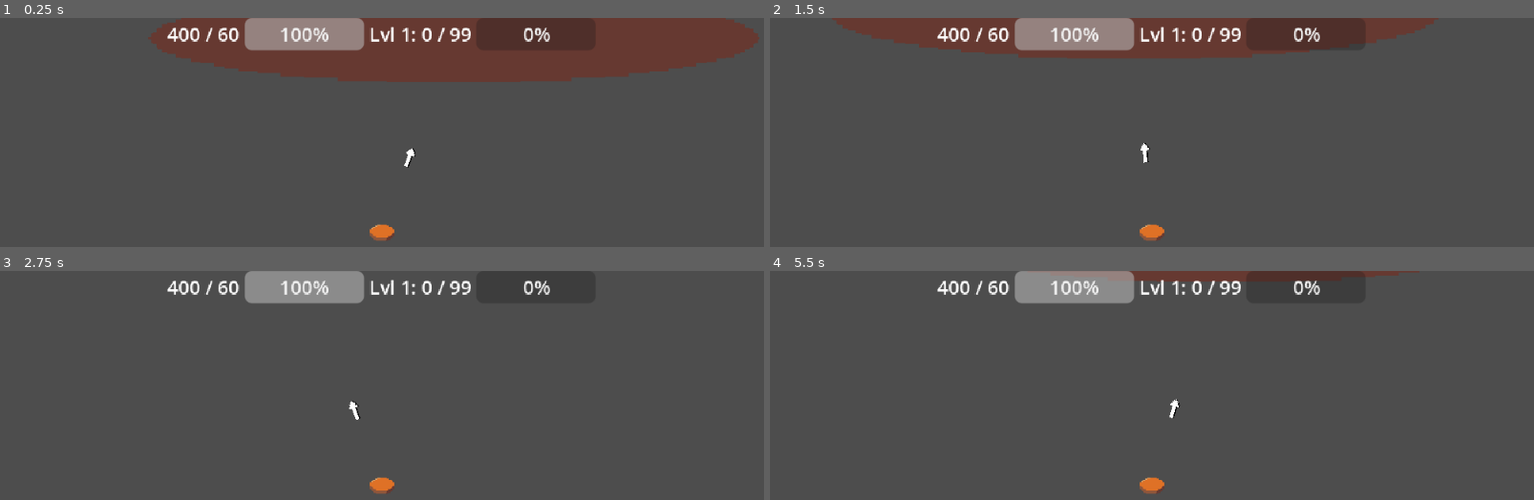
Above: before the commit, frames 1-4 (two rows, left to right).
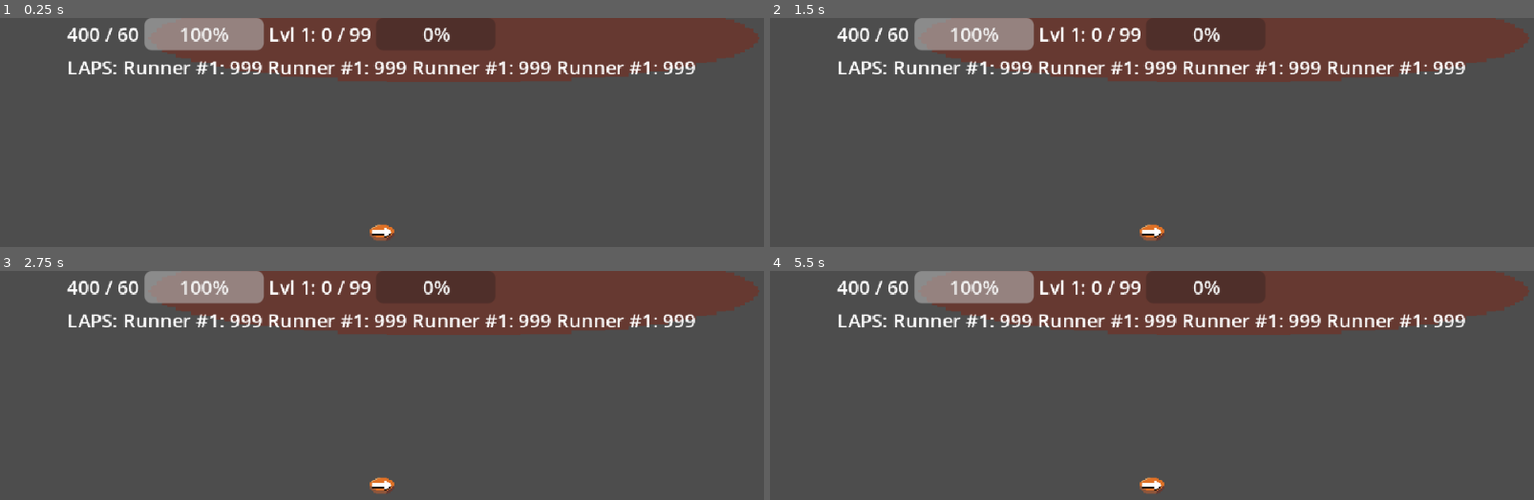
Above: after the commit, the same moments.

Repository: Furfoxsnakes/TrackStar
Game: Godot game, scene res://Nodes/game.tscn
Same seed, same stepped clock (60 frames per second), same inputs: the game is played once before the commit and once after it.
Inputs (mouse positions are in pixels of both pictures, inside the frame that each line leads up to):
- Up to frame 1 (0.25 s): no input
- Up to frame 2 (1.5 s): tap Enter at 0.5 s; move the mouse to (1320, 210) at 0.52 s; hold D (move_right) 0.53-1.28 s; click (1320, 210) at 0.67 s; move the mouse to (outside the picture) at 1.27 s; hold S (move_down) from 1.28 s (still down)
- Up to frame 3 (2.75 s): move the mouse to (458, 392) at 2.02 s; release S (move_down) at 2.03 s; hold D (move_right) from 2.03 s (still down)
- Up to frame 4 (5.5 s): move the mouse to (outside the picture) at 2.77 s; release D (move_right) at 2.78 s; hold W (move_up) 2.78-3.53 s; click (outside the picture) at 2.92 s; move the mouse to (outside the picture) at 3.52 s; hold A (move_left) 3.53-5.03 s; move the mouse to (922, 422) at 4.27 s; move the mouse to (1190, 486) at 5.02 s; hold S (move_down) from 5.03 s (still down); click (1190, 486) at 5.17 s

The runs differ from the first frame. In frame 1, 6.9% of the frame differs, in the area x 8-91%, y 0-97%; in frame 2, 15%; in frame 3, 19%, in the area x 8-100%, y 0-97%; in frame 4, 18%.

Commit message:
changes while at work

Diff:
--- a/Nodes/Runner/runner.gd
+++ b/Nodes/Runner/runner.gd
@@ -7,6 +7,7 @@
 @export var collision_area: Area2D
 @export var tripped_timer:Timer
 
+var laps_completed: int = 0
 var current_speed_multiplier: float = 1.0
 
 func _ready() -> void:
@@ -16,8 +17,15 @@
 	collision_area.body_entered.connect(_on_body_entered)
 	tripped_timer.timeout.connect(_on_tripped_timer_timeout)
 
+	GameData.Runners.append(self)
+
 func _process(delta: float) -> void:
 	progress += base_speed * current_speed_multiplier * delta
+
+	if progress >= 1:
+		# progress = 0  # Reset progress when it reaches the end of the path
+		laps_completed += 1
+		GameEvents.EmitLapCompleted()
 
 func _on_speed_up() -> void:
 	if !tripped_timer.is_stopped():
--- a/Nodes/UI/GameUI.gd
+++ b/Nodes/UI/GameUI.gd
@@ -8,12 +8,19 @@
 @export var experience_progress_bar: ProgressBar
 @export var experience_label: Label
 
+@export var runner_1_laps_label: Label
+@export var runner_2_laps_label: Label
+@export var runner_3_laps_label: Label
+@export var runner_4_laps_label: Label
+
 func _ready() -> void:
 	speed_up_button.pressed.connect(_on_speed_up_pressed)
 	slow_down_button.pressed.connect(_on_slow_down_pressed)
 	GameEvents.GarbageCollected.connect(_on_garbage_collected)
 	GameEvents.GarbageDroppedInHole.connect(_on_garbage_collected)
 	GameEvents.ExperienceGained.connect(_on_experience_gained)
+	GameEvents.PowerupCollected.connect(_on_powerup_collected)
+	GameEvents.LapCompleted.connect(_on_lap_completed)
 	update_experience_progress_bar()
 	# _on_garbage_collected()	 # Initialize the progress bar value
 
@@ -32,6 +39,12 @@
 func _on_experience_gained() -> void:
 	update_experience_progress_bar()
 
+func _on_powerup_collected(_powerup: Powerup) -> void:
+	update_garbage_collected_progress_bar()
+
+func _on_lap_completed() -> void:
+	update_laps_labels()
+
 func update_garbage_collected_progress_bar() -> void:
 	garbage_capacity_label.text = str(int(GameData.Roomba.garbage_collected)) + " / " + str(int(GameData.Roomba.garbage_capacity))
 	garbage_collected_progress_bar.value = GameData.Roomba.garbage_collected / GameData.Roomba.garbage_capacity
@@ -39,3 +52,9 @@
 func update_experience_progress_bar() -> void:
 	experience_label.text = "Lvl "+ str(int(ExperienceManager.current_level)) + ": " + str(int(ExperienceManager.experience)) + " / " + str(int(ExperienceManager.experience_for_next_level))
 	experience_progress_bar.value = ExperienceManager.experience / ExperienceManager.experience_for_next_level
+
+func update_laps_labels() -> void:
+	runner_1_laps_label.text = "Runner 1: " + str(GameData.Runners[0].laps_completed)
+	runner_2_laps_label.text = "Runner 2: " + str(GameData.Runners[1].laps_completed)
+	runner_3_laps_label.text = "Runner 3: " + str(GameData.Runners[2].laps_completed)
+	runner_4_laps_label.text = "Runner 4: " + str(GameData.Runners[3].laps_completed)
--- a/Nodes/UI/GameUI.tscn
+++ b/Nodes/UI/GameUI.tscn
@@ -6,10 +6,10 @@
 script = ExtResource("1_arrpt")
 speed_up_button = NodePath("HBoxContainer/SpeedUpButton")
 slow_down_button = NodePath("HBoxContainer/SlowDownButton")
-garbage_collected_progress_bar = NodePath("CenterContainer/HBoxContainer/HBoxContainer/ProgressBar")
-garbage_capacity_label = NodePath("CenterContainer/HBoxContainer/HBoxContainer/Label")
-experience_progress_bar = NodePath("CenterContainer/HBoxContainer/HBoxContainer2/ProgressBar")
-experience_label = NodePath("CenterContainer/HBoxContainer/HBoxContainer2/Label")
+garbage_collected_progress_bar = NodePath("CenterContainer/VBoxContainer/HBoxContainer/HBoxContainer/ProgressBar")
+garbage_capacity_label = NodePath("CenterContainer/VBoxContainer/HBoxContainer/HBoxContainer/Label")
+experience_progress_bar = NodePath("CenterContainer/VBoxContainer/HBoxContainer/HBoxContainer2/ProgressBar")
+experience_label = NodePath("CenterContainer/VBoxContainer/HBoxContainer/HBoxContainer2/Label")
 
 [node name="HBoxContainer" type="HBoxContainer" parent="."]
 visible = false
@@ -31,31 +31,57 @@
 anchor_right = 1.0
 grow_horizontal = 2
 
-[node name="HBoxContainer" type="HBoxContainer" parent="CenterContainer"]
+[node name="VBoxContainer" type="VBoxContainer" parent="CenterContainer"]
 layout_mode = 2
 
-[node name="HBoxContainer" type="HBoxContainer" parent="CenterContainer/HBoxContainer"]
+[node name="HBoxContainer" type="HBoxContainer" parent="CenterContainer/VBoxContainer"]
 layout_mode = 2
 
-[node name="Label" type="Label" parent="CenterContainer/HBoxContainer/HBoxContainer"]
+[node name="HBoxContainer" type="HBoxContainer" parent="CenterContainer/VBoxContainer/HBoxContainer"]
+layout_mode = 2
+
+[node name="Label" type="Label" parent="CenterContainer/VBoxContainer/HBoxContainer/HBoxContainer"]
 layout_mode = 2
 text = "CAPACITY (9999/9999)"
 horizontal_alignment = 1
 
-[node name="ProgressBar" type="ProgressBar" parent="CenterContainer/HBoxContainer/HBoxContainer"]
+[node name="ProgressBar" type="ProgressBar" parent="CenterContainer/VBoxContainer/HBoxContainer/HBoxContainer"]
 custom_minimum_size = Vector2(100, 0)
 layout_mode = 2
 max_value = 1.0
 
-[node name="HBoxContainer2" type="HBoxContainer" parent="CenterContainer/HBoxContainer"]
+[node name="HBoxContainer2" type="HBoxContainer" parent="CenterContainer/VBoxContainer/HBoxContainer"]
 layout_mode = 2
 
-[node name="Label" type="Label" parent="CenterContainer/HBoxContainer/HBoxContainer2"]
+[node name="Label" type="Label" parent="CenterContainer/VBoxContainer/HBoxContainer/HBoxContainer2"]
 layout_mode = 2
 text = "XP (9999/9999)"
 horizontal_alignment = 1
 
-[node name="ProgressBar" type="ProgressBar" parent="CenterContainer/HBoxContainer/HBoxContainer2"]
+[node name="ProgressBar" type="ProgressBar" parent="CenterContainer/VBoxContainer/HBoxContainer/HBoxContainer2"]
 custom_minimum_size = Vector2(100, 0)
 layout_mode = 2
 max_value = 1.0
+
+[node name="HBoxContainer2" type="HBoxContainer" parent="CenterContainer/VBoxContainer"]
+layout_mode = 2
+
+[node name="Label5" type="Label" parent="CenterContainer/VBoxContainer/HBoxContainer2"]
+layout_mode = 2
+text = "LAPS:"
+
+[node name="Label" type="Label" parent="CenterContainer/VBoxContainer/HBoxContainer2"]
+layout_mode = 2
+text = "Runner #1: 999"
+
+[node name="Label2" type="Label" parent="CenterContainer/VBoxContainer/HBoxContainer2"]
+layout_mode = 2
+text = "Runner #1: 999"
+
+[node name="Label3" type="Label" parent="CenterContainer/VBoxContainer/HBoxContainer2"]
+layout_mode = 2
+text = "Runner #1: 999"
+
+[node name="Label4" type="Label" parent="CenterContainer/VBoxContainer/HBoxContainer2"]
+layout_mode = 2
+text = "Runner #1: 999"
--- a/Nodes/game.gd
+++ b/Nodes/game.gd
@@ -2,11 +2,8 @@
 extends Node
 
 func _ready() -> void:
-	GameEvents.PauseGame.connect(_on_pause_game)
-	GameEvents.ResumeGame.connect(_on_resume_game)
+	get_tree().paused = true
 
-func _on_pause_game() -> void:
-	set_process(false)
 
-func _on_resume_game() -> void:
-	set_process(true)
+func start_game() -> void:
+	get_tree().paused = false
--- a/Nodes/game_data.gd
+++ b/Nodes/game_data.gd
@@ -2,6 +2,8 @@
 
 var Roomba:Roomba
 var GarbageHole:GarbageHole
+
+var Runners:Array[Runner] = []
 
 # var garbage_capacity:float = 450
 # var garbage_collected:float = 450
--- a/Nodes/game_events.gd
+++ b/Nodes/game_events.gd
@@ -9,6 +9,7 @@
 signal PowerupCollected(powerup: Powerup)
 signal PauseGame()
 signal ResumeGame()
+signal LapCompleted()
 
 func EmitSpeedUp() -> void:
     emit_signal("SpeedUp")
@@ -36,3 +37,6 @@
 
 func EmitResumeGame() -> void:
     emit_signal("ResumeGame")
+
+func EmitLapCompleted() -> void:
+    emit_signal("LapCompleted")
